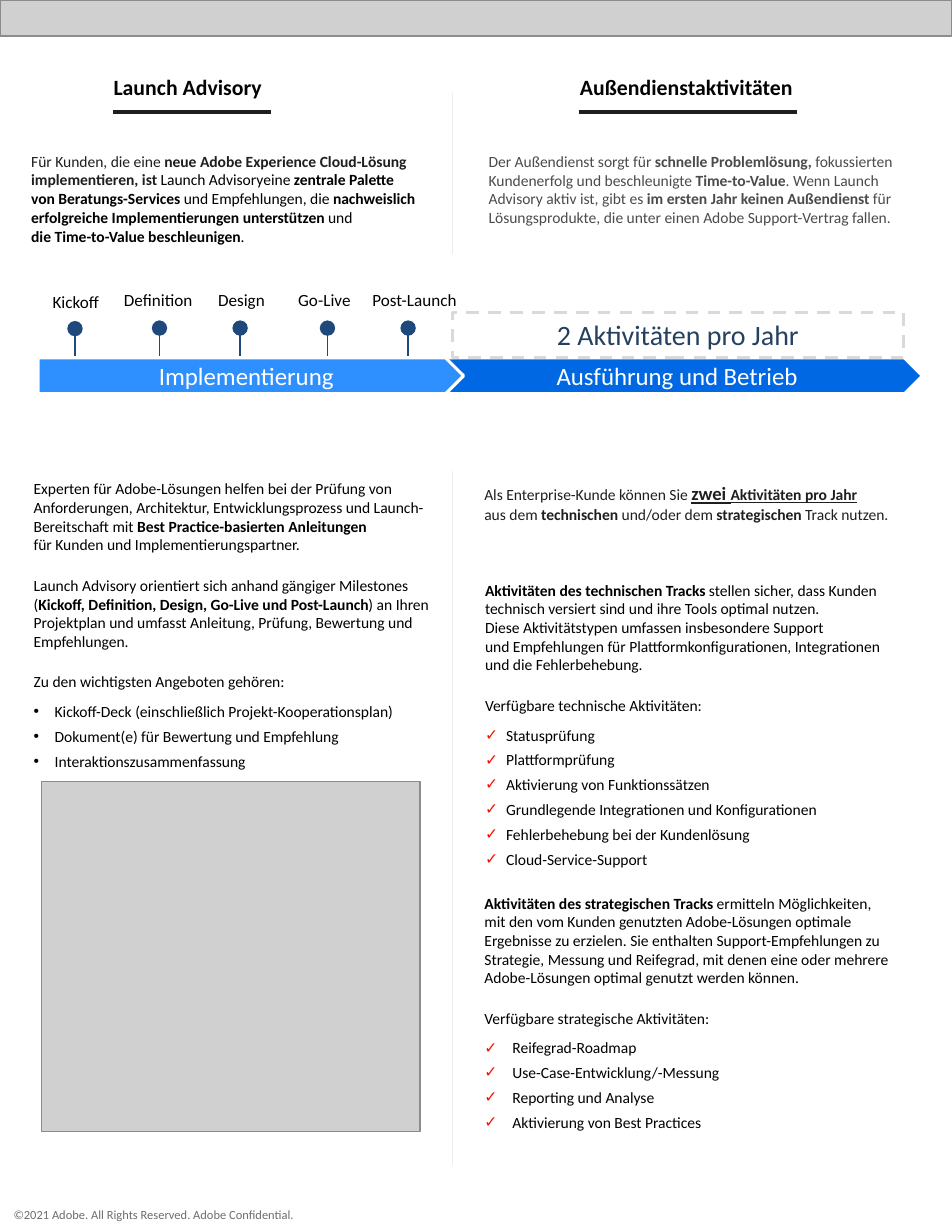
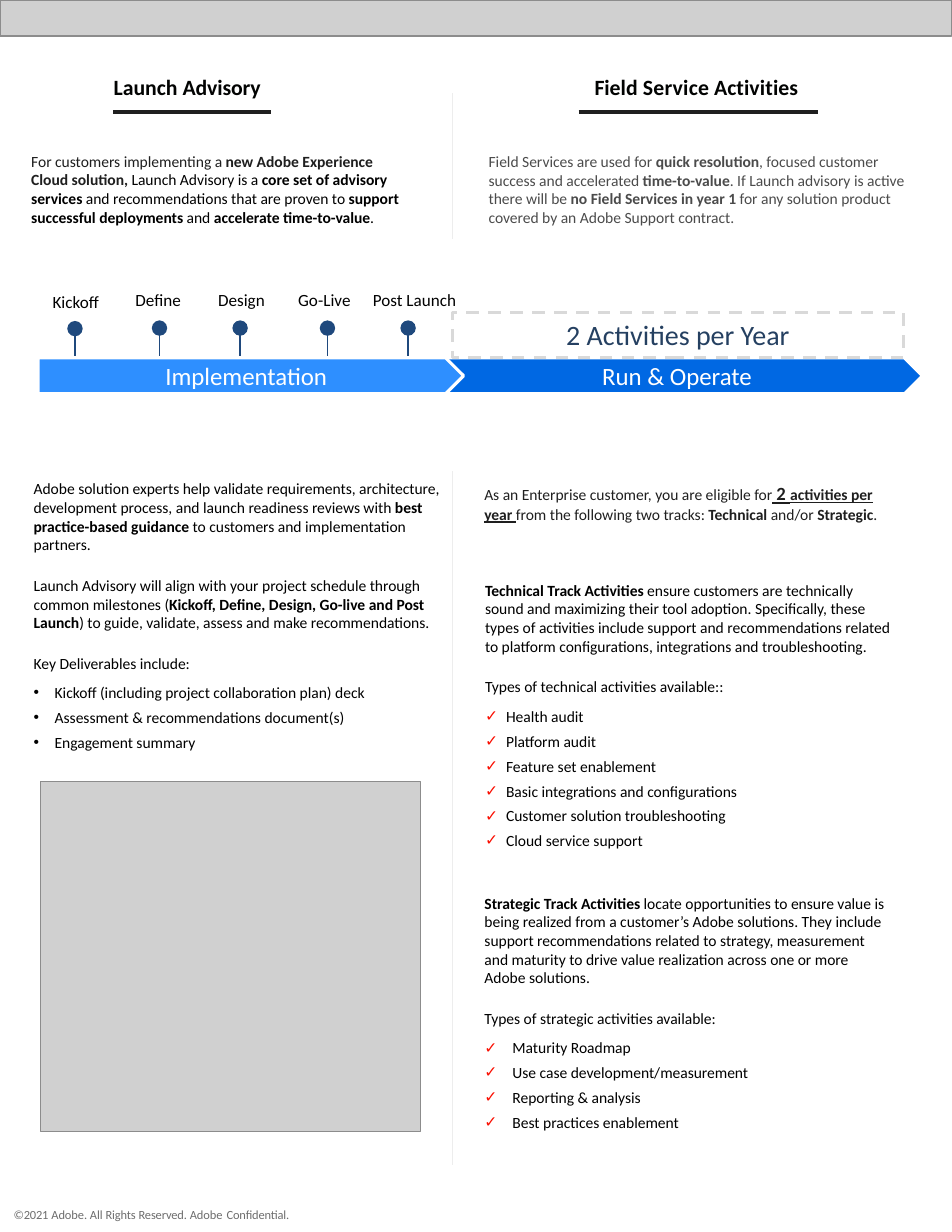
Before and after one commit to AdobeDocs/support-resources.de-DE, a slide deck: slide 3 of help/data-sheets/assets/EnterpriseSupportDatasheet.pptx. Drawn at 952x1232 pixels with LibreOffice and Linux fonts; fonts in the diff are those of the drawing; grey boxes stand for pictures. Boxes give left, top, right and bottom in pixels: in the first picture for what was removed or moved away, otherwise in the second. Text is boxed around its words. In the diff, an @@ line names an element or a change of style, - is before the commit and + after.

```diff
--- a/help/data-sheets/assets/EnterpriseSupportDatasheet.pptx
+++ b/help/data-sheets/assets/EnterpriseSupportDatasheet.pptx
@@ text at (595,79,798,95): text changed @@
-Außendienstaktivitäten
+Field Service Activities
@@ freeform shape: place and size @@
-freeform shape at (452,93,458,253)
+freeform shape at (452,93,458,239)
@@ freeform shape: place and size @@
-freeform shape at (579,112,797,129)
+freeform shape at (579,112,819,119)
@@ text at (31,156,399,226): text changed @@
-Für Kunden, die eine neue Adobe Experience Cloud-Lösung implementieren, ist Launch Advisoryeine zentrale Palette von Beratungs-Services und Empfehlungen, die nachweislich erfolgreiche Implementierungen unterstützen und
-die Time-to-Value beschleunigen.
+For customers implementing a new Adobe Experience Cloud solution, Launch Advisory is a core set of advisory services and recommendations that are proven to support successful deployments and accelerate time-to-value.
@@ text at (489,156,904,226): text changed @@
-Der Außendienst sorgt für schnelle Problemlösung, fokussierten Kundenerfolg und beschleunigte Time-to-Value. Wenn Launch Advisory aktiv ist, gibt es im ersten Jahr keinen Außendienst für Lösungsprodukte, die unter einen Adobe Support-Vertrag fallen.
+Field Services are used for quick resolution, focused customer success and accelerated time-to-value. If Launch advisory is active there will be no Field Services in year 1 for any solution product covered by an Adobe Support contract.
@@ text at (135,294,180,306): text changed @@
-Definition
+Define
@@ text at (373,294,456,306): text changed @@
-Post-Launch
+Post Launch
@@ text in rectangle at (566,325,790,350): text changed @@
-2 Aktivitäten pro Jahr
+2 Activities per Year
@@ text in pentagon arrow at (165,367,327,389): text changed @@
-Implementierung
+Implementation
@@ text in pentagon arrow at (602,369,752,389): text changed @@
-Ausführung und Betrieb
+Run & Operate
@@ text at (34,483,439,751): text changed @@
-Experten für Adobe-Lösungen helfen bei der Prüfung von Anforderungen, Architektur, Entwicklungsprozess und Launch-Bereitschaft mit Best Practice-basierten Anleitungen
-für Kunden und Implementierungspartner.
-Launch Advisory orientiert sich anhand gängiger Milestones (Kickoff, Definition, Design, Go-Live und Post-Launch) an Ihren Projektplan und umfasst Anleitung, Prüfung, Bewertung und Empfehlungen.
-Zu den wichtigsten Angeboten gehören:
-• Kickoff-Deck (einschließlich Projekt-Kooperationsplan)
-• Dokument(e) für Bewertung und Empfehlung
-• Interaktionszusammenfassung
+Adobe solution experts help validate requirements, architecture, development process, and launch readiness reviews with best practice-based guidance to customers and implementation partners.
+Launch Advisory will align with your project schedule through common milestones (Kickoff, Define, Design, Go-live and Post Launch) to guide, validate, assess and make recommendations.
+Key Deliverables include:
+• Kickoff (including project collaboration plan) deck
+• Assessment & recommendations document(s)
+• Engagement summary
@@ text at (484,488,877,523): text changed @@
-Als Enterprise-Kunde können Sie zwei Aktivitäten pro Jahr
-aus dem technischen und/oder dem strategischen Track nutzen.
+As an Enterprise customer, you are eligible for 2 activities per year from the following two tracks: Technical and/or Strategic.
@@ text at (485,585,890,849): text changed @@
-Aktivitäten des technischen Tracks stellen sicher, dass Kunden technisch versiert sind und ihre Tools optimal nutzen.
-Diese Aktivitätstypen umfassen insbesondere Support
-und Empfehlungen für Plattformkonfigurationen, Integrationen
-und die Fehlerbehebung.
-Verfügbare technische Aktivitäten:
-✓ Statusprüfung
-✓ Plattformprüfung
-✓ Aktivierung von Funktionssätzen
-✓ Grundlegende Integrationen und Konfigurationen
-✓ Fehlerbehebung bei der Kundenlösung
-✓ Cloud-Service-Support
+Technical Track Activities ensure customers are technically sound and maximizing their tool adoption. Specifically, these types of activities include support and recommendations related to platform configurations, integrations and troubleshooting.
+Types of technical activities available::
+✓ Health audit
+✓ Platform audit
+✓ Feature set enablement
+✓ Basic integrations and configurations
+✓ Customer solution troubleshooting
+✓ Cloud service support
@@ text at (484,898,885,1131): text changed @@
-Aktivitäten des strategischen Tracks ermitteln Möglichkeiten,
-mit den vom Kunden genutzten Adobe-Lösungen optimale Ergebnisse zu erzielen. Sie enthalten Support-Empfehlungen zu Strategie, Messung und Reifegrad, mit denen eine oder mehrere Adobe-Lösungen optimal genutzt werden können.
-Verfügbare strategische Aktivitäten:
-✓ Reifegrad-Roadmap
-✓ Use-Case-Entwicklung/-Messung
-✓ Reporting und Analyse
-✓ Aktivierung von Best Practices
+Strategic Track Activities locate opportunities to ensure value is being realized from a customer’s Adobe solutions. They include support recommendations related to strategy, measurement and maturity to drive value realization across one or more Adobe solutions.
+Types of strategic activities available:
+✓ Maturity Roadmap
+✓ Use case development/measurement
+✓ Reporting & analysis
+✓ Best practices enablement
@@ text "©2021 Adobe. All Rights Reserved. ..." at (14,1210,290,1221): letter spacing 0 to -0.1 pt @@
```
Also in this commit, not shown: 3 other slides changed, 1 other file.
